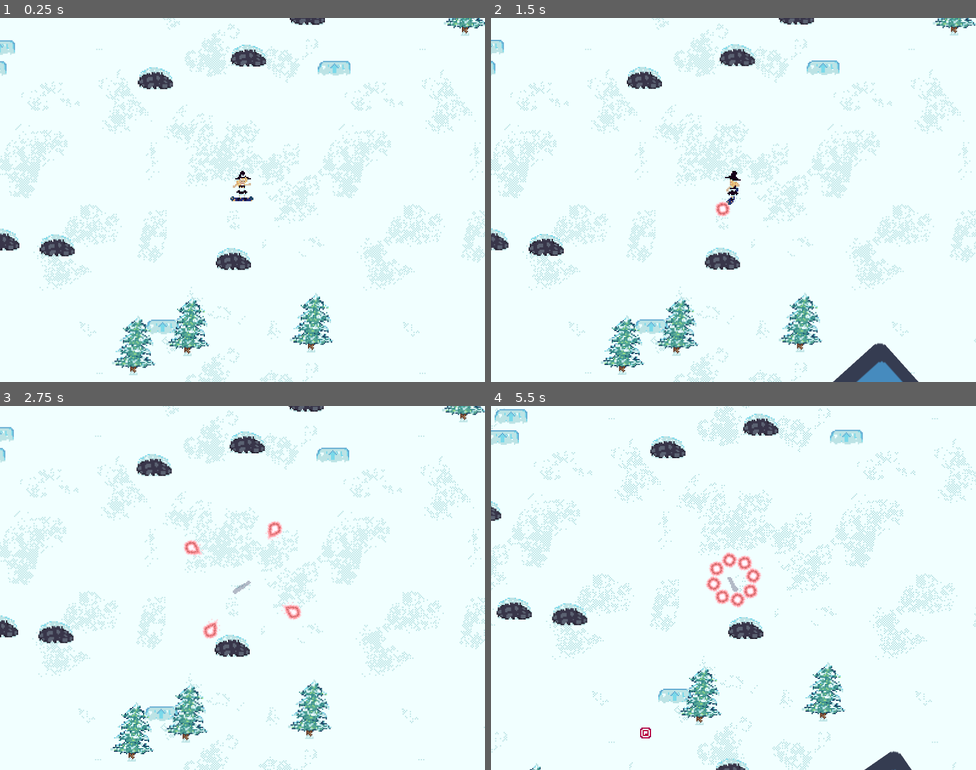
Above: before the commit, frames 1-4 (two rows, left to right).
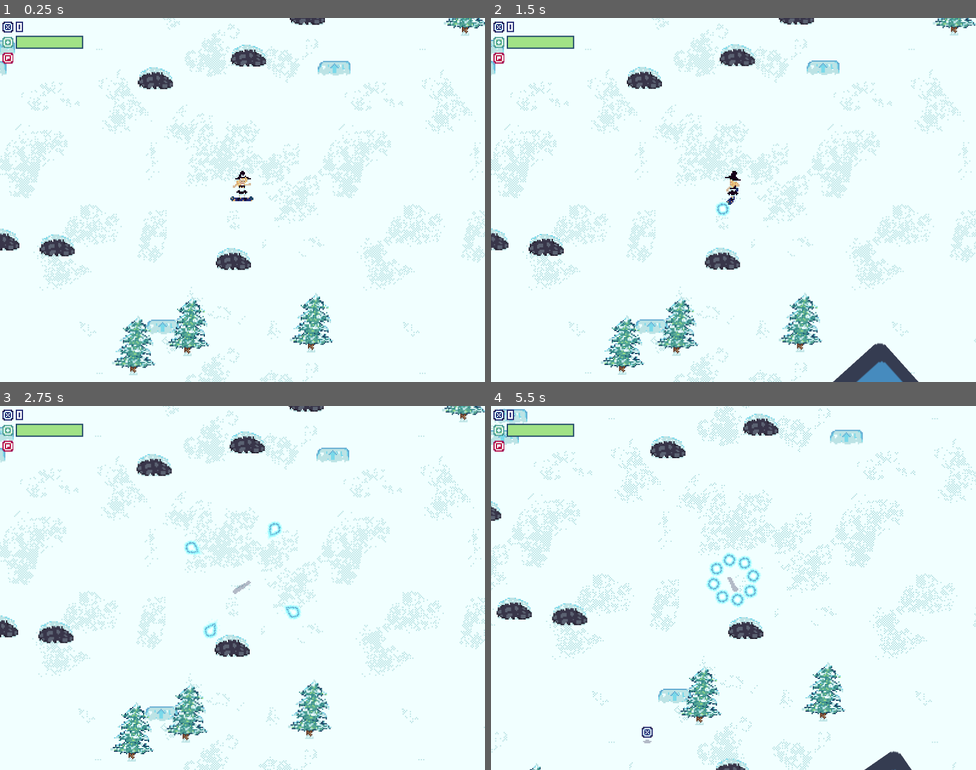
Above: after the commit, the same moments.

Repository: jiisloth/CirnoGoesSkiing
Game: Godot game, scene res://scenes/World.tscn
Same seed, same stepped clock (60 frames per second), same inputs: the game is played once before the commit and once after it. The engine's default icon, where the game draws it, is replaced by a stand-in: a white triangle on a blue panel in a dark square. Sound files missing from this copy of the repository are replaced by a short silence.
Inputs:
- Up to frame 1 (0.25 s): no input
- Up to frame 2 (1.5 s): hold Right (right) 0.53-1.28 s; hold X (indy) 0.53-1.28 s; tap Space (jump) at 0.77, 1.07 s; tap Z (melon) at 0.8, 1.35 s; hold Left (left) from 1.28 s (still down)
- Up to frame 3 (2.75 s): tap Space (jump) at 1.52, 1.82, 2.3 s; tap C (nose) at 1.55 s; release Left (left) at 2.03 s; hold Right (right) from 2.03 s (still down); hold C (nose) from 2.03 s (still down)
- Up to frame 4 (5.5 s): release Right (right) at 2.78 s; release C (nose) at 2.78 s; hold Up (up) 2.78-3.53 s; tap Space (jump) at 2.85, 3.02, 3.32, 3.77, 4.07, 4.52, 4.82, 5.3 s; tap X (indy) at 3.05 s; hold X (indy) 3.53-4.28 s; hold Left (left) from 3.53 s (still down); tap Z (melon) at 3.8, 4.35 s; tap C (nose) at 4.55 s; hold C (nose) from 5.03 s (still down)

The runs differ from the first frame. In frame 1, 0.7% of the frame differs, in the area x 0-18%, y 1-13%; in frame 2, 0.8%; in frame 3, 1.1%; in frame 4, 1.6%, in the area x 0-56%, y 1-93%.

Commit message:
powerup overhaul

Diff:
--- a/Game/project.godot
+++ b/Game/project.godot
@@ -13,6 +13,10 @@
 config/name="TouhouFanGameJam10"
 run/main_scene="res://scenes/World.tscn"
 config/icon="res://icon.png"
+
+[autoload]
+
+Global="*res://scenes/Autoload/global.gd"
 
 [display]
 
--- /dev/null
+++ b/Game/scenes/Autoload/global.gd
@@ -0,0 +1,4 @@
+extends Node
+
+
+var score = 0
--- a/Game/scenes/BossBullet.gd
+++ b/Game/scenes/BossBullet.gd
@@ -9,6 +9,8 @@
 const moving = true
 var graze = true
 var rotatespeed = 0
+
+var dropscale = Vector3(0.2, 0.15, 0.15)
 
 func _ready():
     get_child(btype).disabled = false
--- a/Game/scenes/Bullet.gd
+++ b/Game/scenes/Bullet.gd
@@ -16,6 +16,7 @@
 var targeting = 0
 var hb_scale = 1
 var color = false
+var dropscale = Vector3.ONE
 
 func _ready():
     if color:
--- a/Game/scenes/BulletShootter.gd
+++ b/Game/scenes/BulletShootter.gd
@@ -32,7 +32,12 @@
         queue_free()
         return
     var pointer = 0
+    var score = 0
+    var score_trick = 1
     for trick in tricks:
+        score += trick.y*trick.y*10
+        if trick.y > 0.2:
+            score_trick += 1
         if pointer < 0.3333*trick_total:
             var to_point = 0.3333*trick_total-pointer
             if trick.y > to_point:
@@ -60,10 +65,11 @@
             hit[trick.x-1] += trick.y
         total[trick.x-1] += trick.y
         pointer += trick.y
+    Global.score += int(score*score_trick*score_trick)*10
     var c = total.normalized()
-    color.r = (color.r + Color("#c63d42").r*c.x+Color("#a2e387").r*c.y+Color("#62abd2").r*c.z)/4.0
-    color.g = (color.g + Color("#c63d42").g*c.x+Color("#a2e387").g*c.y+Color("#62abd2").g*c.z)/4.0
-    color.b = (color.b + Color("#c63d42").b*c.x+Color("#a2e387").b*c.y+Color("#62abd2").b*c.z)/4.0
+    color.r = (color.r + Color("#62abd2").r*c.x+Color("#a2e387").r*c.y+Color("#c63d42").r*c.z)/4.0
+    color.g = (color.g + Color("#62abd2").g*c.x+Color("#a2e387").g*c.y+Color("#c63d42").g*c.z)/4.0
+    color.b = (color.b + Color("#62abd2").b*c.x+Color("#a2e387").b*c.y+Color("#c63d42").b*c.z)/4.0
     color.s = 0.5
     color.v = 1
     launch = scale_property(launch)/(2/3.0)
@@ -101,6 +107,7 @@
     bullet.wave = fly.y
     bullet.health = hit.y * 10.0
     bullet.track = fly.x
+    bullet.dropscale = total
     var bosses = get_tree().get_nodes_in_group("Boss")
     if len(bosses) > 0:
         bullet.rotation = lerp_angle(d + rotation, (bosses[0].global_position - global_position).angle(), launch.x*0.5)
--- a/Game/scenes/Effect_Get.gd
+++ b/Game/scenes/Effect_Get.gd
@@ -2,14 +2,20 @@
 
 var types = {
     "Graze": Color("#a24090"),
-    "Power": Color("#ba0a45")
+    "Power": Color("#ba0a45"),
+    "Health": Color("#59a997"),
+    "Score": Color("#262e76")
    }
+
 var etype = "Graze"
 
 func _ready():
     var offset = Vector2(randi()%3,randi()%3)*3
     margin_left = 22+offset.x
-    text = etype + " +1"
+    if etype == "Score":
+        text = etype + " +1K"
+    else:
+        text = etype + " +1"
     for s in get_children():
         s.text = text
         s.add_color_override("font_color", types[etype])
--- /dev/null
+++ b/Game/scenes/Main.tscn
@@ -0,0 +1,25 @@
+[gd_scene load_steps=2 format=2]
+
+[ext_resource path="res://img/pixelart/bg.png" type="Texture" id=1]
+
+[node name="Main" type="CanvasLayer"]
+
+[node name="Menu" type="Control" parent="."]
+anchor_right = 1.0
+anchor_bottom = 1.0
+
+[node name="Bg" type="Sprite" parent="Menu"]
+position = Vector2( 709, 444 )
+scale = Vector2( 2, 2 )
+texture = ExtResource( 1 )
+
+[node name="VBoxContainer" type="VBoxContainer" parent="Menu"]
+margin_left = 34.0
+margin_top = 32.0
+margin_right = 412.0
+margin_bottom = 372.0
+
+[node name="Label" type="Label" parent="Menu/VBoxContainer"]
+margin_right = 378.0
+margin_bottom = 14.0
+text = "Game name"
--- a/Game/scenes/Obstacle.gd
+++ b/Game/scenes/Obstacle.gd
@@ -6,8 +6,11 @@
 export(int) var health = 1
 export(float) var dropchance = 0.2
 export(bool) var flippable = true
+var pkill = false
 
 var graze = true
+var extra_drop = 0
+var dropscale = Vector3(0.2, 0.15, 0.15)
 
 func _ready():
     if flippable:
@@ -25,21 +28,40 @@
 
 
 func die():
+    if pkill:
+        Global.score += 10
     drop()
     queue_free()
 
 
 func drop():
     if randf() < dropchance:
-        var p = load("res://scenes/Powerup.tscn").instance()
-        p.position = position
-        get_parent().add_child(p)
+        if pkill:
+            var ds = dropscale*2
+            if ds.x > randf():
+                spawn_drop()
+            if ds.y > randf():
+                spawn_drop()
+            if ds.z > randf():
+                spawn_drop()
+        else:
+            spawn_drop()
 
+func spawn_drop():
+    var p = load("res://scenes/Powerup.tscn").instance()
+    p.position = position + Vector2(randi()%12-6,randi()%12-6)
+    p.dropscale = dropscale
+    get_parent().add_child(p)
 
 func _on_Area2D_area_entered(area):
     if area.is_in_group("Bullet"):
         area.hit(damage)
         if area.moving or area.health > 1:
+            dropscale = area.dropscale
             health -= area.damage
+            pkill = true
+        if not area.is_in_group("BossBullet"):
+            pkill = false
     if area.is_in_group("Boss"):
         health = 0
+        pkill = false
--- a/Game/scenes/Player.gd
+++ b/Game/scenes/Player.gd
@@ -46,11 +46,10 @@
 var power = 0
 var graze_boost = 0
 
+var maxhealth = 100
+var health = maxhealth
 
 func _physics_process(delta):
-    power -= power*0.05*delta
-    if power < 0.2:
-        power = 0
     set_was_on_ground(delta)
     var turn = 0
     if Input.is_action_pressed("left"):
@@ -284,6 +283,8 @@
 func hit(damage, stop, speed=0.2):
     if stop:
         movespeed *= speed
+    power = 0
+    graze_boost = 0
     $Damaged.start()
     $Character/Trickbar.clear()
     end_trick()
@@ -291,6 +292,7 @@
     current_trick = trick.NONE
     trick_tick = 0
     trick_total = 0
+    health -= damage
 
 
 func shoot():
@@ -364,7 +366,19 @@
     var txt = Effect_text.instance()
     txt.etype = "Power"
     add_child(txt)
-    power += 1
+    power += 2
+
+func add_health():
+    var txt = Effect_text.instance()
+    txt.etype = "Health"
+    add_child(txt)
+    health = min(health+1, maxhealth)
+
+func add_score():
+    var txt = Effect_text.instance()
+    txt.etype = "Score"
+    add_child(txt)
+    Global.score += 1000
 
 func angle_difference(from,to):
     return Vector2.UP.rotated(from).angle_to(Vector2.UP.rotated(to))
--- a/Game/scenes/Powerup.gd
+++ b/Game/scenes/Powerup.gd
@@ -5,19 +5,38 @@
 var dir = 0
 
 var entered = false
-var height_get = randf()
+var height = 0
+var dropscale = Vector3(1, 0.8, 0.9)
+var type = 0
+
+func _ready():
+    dropscale += Vector3.ONE * 0.2
+    dropscale += Vector3(dropscale.x*randf(), dropscale.y*randf(), dropscale.z*randf())
+
+    if dropscale.x < dropscale.y:
+        type = 1
+    if max(dropscale.z, dropscale.y) < dropscale.z:
+        type = 2
+    $Powerup.frame = type
 
 func _process(delta):
     if target:
         var d = (target.global_position-global_position)
         var dist = d.length()
         var ndir = d.angle()
-        var speed = clamp((400-dist)/100.0,0,4)
+        var speed = clamp((400-dist)/80.0,0,4)
         dir = lerp_angle(dir, ndir, 0.6)
         position += Vector2(speed,0).rotated(dir)
+        height = lerp(height, target.height, max(0,(400.0-dist)/6400.0))
+        $Powerup.position.y = -23 -height
     if entered:
-        if entered.height < 1 + 8*height_get:
-            entered.add_power()
+        if abs(entered.height-height) < 8:
+            if type == 0:
+                entered.add_score()
+            elif type == 1:
+                entered.add_health()
+            elif type == 2:
+                entered.add_power()
             queue_free()
 
 
@@ -37,3 +56,7 @@
 func _on_Powerup_body_exited(body):
     if body.name == "Player":
         entered = false
+
+
+func _on_VisibilityNotifier2D_screen_exited():
+    queue_free()
--- a/Game/scenes/Powerup.tscn
+++ b/Game/scenes/Powerup.tscn
@@ -1,7 +1,8 @@
-[gd_scene load_steps=5 format=2]
+[gd_scene load_steps=6 format=2]
 
 [ext_resource path="res://img/pixelart/powerup.png" type="Texture" id=1]
 [ext_resource path="res://scenes/Powerup.gd" type="Script" id=2]
+[ext_resource path="res://img/pixelart/pu_shadow.png" type="Texture" id=3]
 
 [sub_resource type="CircleShape2D" id=1]
 radius = 15.0333
@@ -19,12 +20,22 @@
 position = Vector2( 0, -23 )
 scale = Vector2( 3, 3 )
 texture = ExtResource( 1 )
+hframes = 3
 
 [node name="Track" type="Area2D" parent="."]
 
 [node name="CollisionShape2D" type="CollisionShape2D" parent="Track"]
 shape = SubResource( 2 )
 
+[node name="PuShadow" type="Sprite" parent="."]
+modulate = Color( 1, 1, 1, 0.294118 )
+scale = Vector2( 3, 3 )
+texture = ExtResource( 3 )
+
+[node name="VisibilityNotifier2D" type="VisibilityNotifier2D" parent="."]
+rect = Rect2( -1000, -1000, 2000, 2000 )
+
 [connection signal="body_entered" from="." to="." method="_on_Powerup_body_entered"]
 [connection signal="body_exited" from="." to="." method="_on_Powerup_body_exited"]
 [connection signal="body_entered" from="Track" to="." method="_on_Track_body_entered"]
+[connection signal="screen_exited" from="VisibilityNotifier2D" to="." method="_on_VisibilityNotifier2D_screen_exited"]
--- a/Game/scenes/Trickbar.gd
+++ b/Game/scenes/Trickbar.gd
@@ -17,11 +17,11 @@
     var rekt = ColorRect.new()
     match player.current_trick:
         player.trick.MELON:
-            rekt.color = Color("#c63d42")
+            rekt.color = Color("#62abd2")
         player.trick.INDY:
             rekt.color = Color("#a2e387")
         player.trick.NOSE:
-            rekt.color = Color("#62abd2")
+            rekt.color = Color("#c63d42")
     rekt.anchor_bottom = 1
     current_rekt = rekt
     $Bars.add_child(rekt)
--- /dev/null
+++ b/Game/scenes/UI.gd
@@ -0,0 +1,22 @@
+extends Control
+
+
+
+onready var player := get_tree().get_root().get_node("World/Player")
+var score = 0
+
+func _process(delta):
+    var hp =  player.health/float(player.maxhealth)
+    $HP/Fill.anchor_right = hp
+    if hp > 0.4:
+        $HP/Fill.color = Color("#a2e387")
+    elif hp > 0.2:
+        $HP/Fill.color = Color("#deab71")
+    else:
+        $HP/Fill.color = Color("#ba0a45")
+    $Power.margin_right = 39 + player.power*9
+    if score != Global.score:
+        score = Global.score
+        $Score/Label.text = str(score)
+        for s in $Score/Label.get_children():
+            s.text = str(score)
--- /dev/null
+++ b/Game/scenes/UI.tscn
@@ -0,0 +1,156 @@
+[gd_scene load_steps=6 format=2]
+
+[ext_resource path="res://scenes/UI.gd" type="Script" id=1]
+[ext_resource path="res://img/pixelart/powerup.png" type="Texture" id=2]
+[ext_resource path="res://misc/CyberSloth.ttf" type="DynamicFontData" id=3]
+
+[sub_resource type="StyleBoxFlat" id=1]
+bg_color = Color( 0.113725, 0.0823529, 0.254902, 1 )
+border_width_left = 3
+border_width_top = 3
+border_width_right = 3
+border_width_bottom = 3
+border_color = Color( 0.121569, 0.278431, 0.407843, 1 )
+
+[sub_resource type="DynamicFont" id=2]
+size = 32
+font_data = ExtResource( 3 )
+
+[node name="UI" type="Control"]
+anchor_right = 1.0
+anchor_bottom = 1.0
+script = ExtResource( 1 )
+
+[node name="HP" type="Panel" parent="."]
+margin_left = 39.0
+margin_top = 44.0
+margin_right = 206.0
+margin_bottom = 76.0
+custom_styles/panel = SubResource( 1 )
+
+[node name="Fill" type="ColorRect" parent="HP"]
+anchor_right = 1.0
+anchor_bottom = 1.0
+margin_left = 3.0
+margin_top = 3.0
+margin_right = -3.0
+margin_bottom = -3.0
+color = Color( 0.635294, 0.890196, 0.529412, 1 )
+
+[node name="Powerup" type="Sprite" parent="HP"]
+position = Vector2( -19, 16 )
+scale = Vector2( 3, 3 )
+texture = ExtResource( 2 )
+hframes = 3
+frame = 1
+
+[node name="Score" type="Control" parent="."]
+margin_left = 39.0
+margin_top = 6.0
+margin_right = 205.0
+margin_bottom = 38.0
+
+[node name="Powerup" type="Sprite" parent="Score"]
+position = Vector2( -19, 16 )
+scale = Vector2( 3, 3 )
+texture = ExtResource( 2 )
+hframes = 3
+
+[node name="Label" type="Label" parent="Score"]
+anchor_right = 1.0
+anchor_bottom = 1.0
+margin_left = 3.0
+margin_top = 2.0
+margin_bottom = 2.0
+custom_fonts/font = SubResource( 2 )
+text = "0"
+
+[node name="Outline" type="Label" parent="Score/Label"]
+show_behind_parent = true
+margin_left = -3.0
+margin_top = -3.0
+margin_right = 54.0
+margin_bottom = 32.0
+custom_colors/font_color = Color( 0.14902, 0.180392, 0.462745, 1 )
+custom_fonts/font = SubResource( 2 )
+text = "0"
+
+[node name="Outline2" type="Label" parent="Score/Label"]
+show_behind_parent = true
+margin_top = -3.0
+margin_right = 57.0
+margin_bottom = 32.0
+custom_colors/font_color = Color( 0.14902, 0.180392, 0.462745, 1 )
+custom_fonts/font = SubResource( 2 )
+text = "0"
+
+[node name="Outline3" type="Label" parent="Score/Label"]
+show_behind_parent = true
+margin_left = -3.0
+margin_right = 54.0
+margin_bottom = 35.0
+custom_colors/font_color = Color( 0.14902, 0.180392, 0.462745, 1 )
+custom_fonts/font = SubResource( 2 )
+text = "0"
+
+[node name="Outline4" type="Label" parent="Score/Label"]
+show_behind_parent = true
+margin_left = 3.0
+margin_top = -3.0
+margin_right = 60.0
+margin_bottom = 32.0
+custom_colors/font_color = Color( 0.14902, 0.180392, 0.462745, 1 )
+custom_fonts/font = SubResource( 2 )
+text = "0"
+
+[node name="Outline5" type="Label" parent="Score/Label"]
+show_behind_parent = true
+margin_left = 3.0
+margin_right = 60.0
+margin_bottom = 35.0
+custom_colors/font_color = Color( 0.14902, 0.180392, 0.462745, 1 )
+custom_fonts/font = SubResource( 2 )
+text = "0"
+
+[node name="Outline6" type="Label" parent="Score/Label"]
+show_behind_parent = true
+margin_left = -3.0
+margin_top = 3.0
+margin_right = 54.0
+margin_bottom = 38.0
+custom_colors/font_color = Color( 0.14902, 0.180392, 0.462745, 1 )
+custom_fonts/font = SubResource( 2 )
+text = "0"
+
+[node name="Outline7" type="Label" parent="Score/Label"]
+show_behind_parent = true
+margin_top = 3.0
+margin_right = 57.0
+margin_bottom = 38.0
+custom_colors/font_color = Color( 0.14902, 0.180392, 0.462745, 1 )
+custom_fonts/font = SubResource( 2 )
+text = "0"
+
+[node name="Outline8" type="Label" parent="Score/Label"]
+show_behind_parent = true
+margin_left = 3.0
+margin_top = 3.0
+margin_right = 60.0
+margin_bottom = 38.0
+custom_colors/font_color = Color( 0.14902, 0.180392, 0.462745, 1 )
+custom_fonts/font = SubResource( 2 )
+text = "0"
+
+[node name="Power" type="ColorRect" parent="."]
+margin_left = 39.0
+margin_top = 83.0
+margin_right = 39.0
+margin_bottom = 115.0
+color = Color( 0.729412, 0.0392157, 0.270588, 1 )
+
+[node name="Powerup" type="Sprite" parent="Power"]
+position = Vector2( -19, 16 )
+scale = Vector2( 3, 3 )
+texture = ExtResource( 2 )
+hframes = 3
+frame = 2
--- a/Game/scenes/World.tscn
+++ b/Game/scenes/World.tscn
@@ -9,6 +9,7 @@
 [ext_resource path="res://audio/cirno-intro.mp3" type="AudioStream" id=7]
 [ext_resource path="res://audio/cirno-bulk.mp3" type="AudioStream" id=8]
 [ext_resource path="res://scenes/MusicController.gd" type="Script" id=9]
+[ext_resource path="res://scenes/UI.tscn" type="PackedScene" id=10]
 
 [node name="World" type="YSort"]
 script = ExtResource( 1 )
@@ -44,6 +45,10 @@
 stream = ExtResource( 8 )
 bus = "Snow"
 
+[node name="CanvasLayer" type="CanvasLayer" parent="."]
+
+[node name="UI" parent="CanvasLayer" instance=ExtResource( 10 )]
+
 [connection signal="finished" from="MusicController/Marisa" to="MusicController" method="_on_Marisa_finished"]
 [connection signal="finished" from="MusicController/CirnoIntro" to="MusicController" method="_on_CirnoIntro_finished"]
 [connection signal="finished" from="MusicController/Cirno" to="MusicController" method="_on_Cirno_finished"]
Binary file added: Game/img/pixelart/bg.png
Not shown, added: Game/img/pixelart/bg.png.import
Binary file changed: Game/img/pixelart/powerup.png
Binary file added: Game/img/pixelart/pu_shadow.png
Not shown, added: Game/img/pixelart/pu_shadow.png.import
Not shown: 1 places in Game/scenes/World.tscn that only renumber resources
